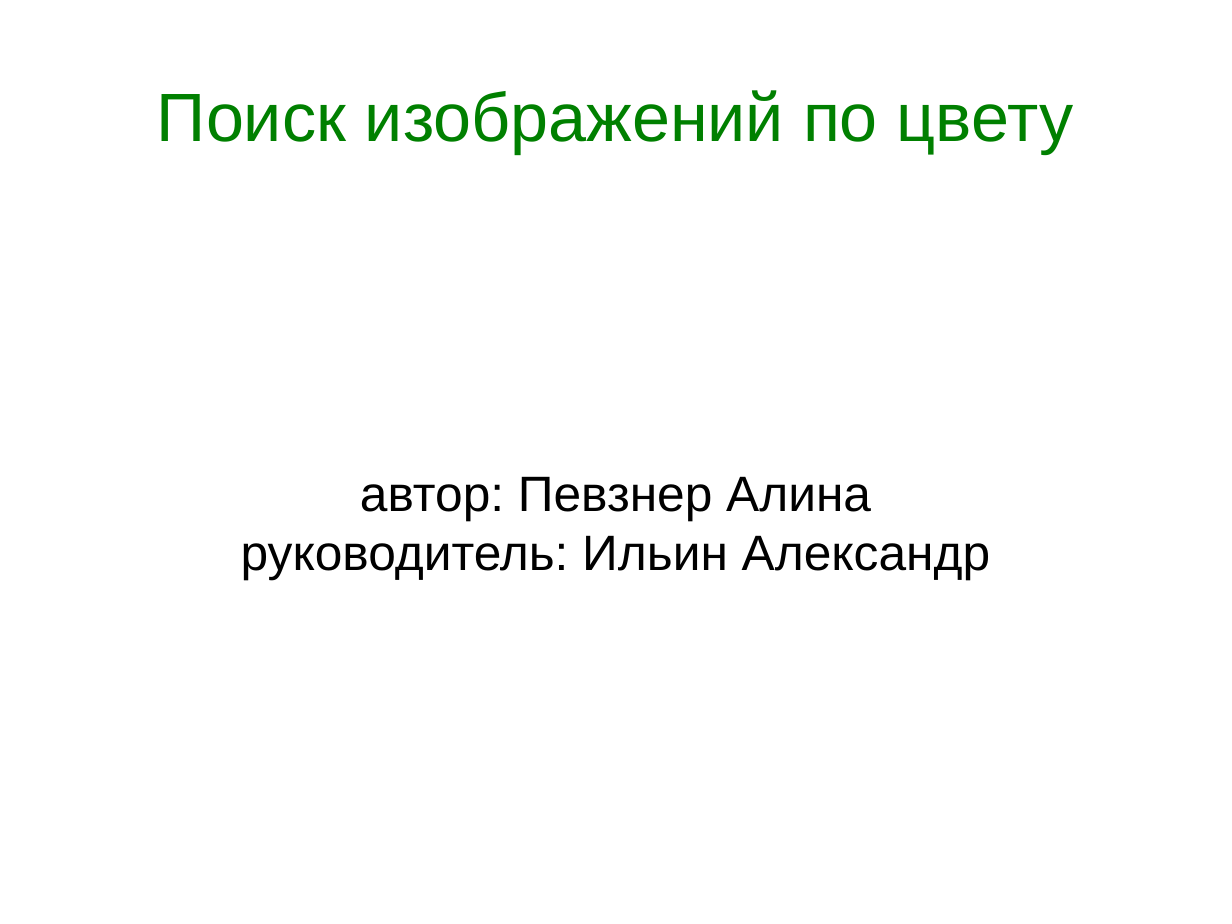
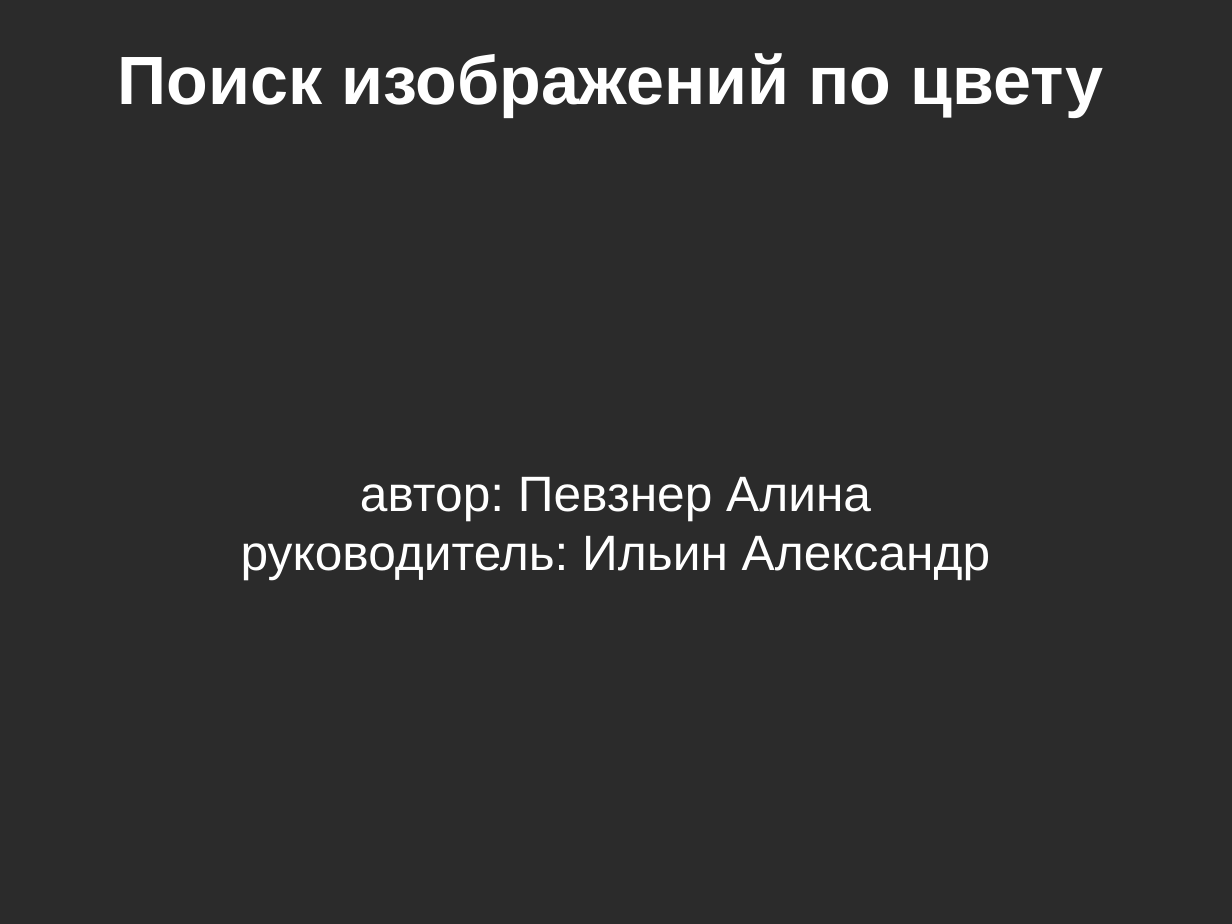
Before and after one commit to tipe/searchbycolor, a slide deck: slide 1 of Presentation.odp. Drawn at 1232x924 pixels with LibreOffice and Linux fonts; fonts in the diff are those of the drawing; background and template pictures are left out; a plain dark background stands for a picture behind light text. Boxes give left, top, right and bottom in pixels: in the first picture for what was removed or moved away, otherwise in the second. Text is boxed around its words. In the diff, an @@ line names an element or a change of style, - is before the commit and + after.

```diff
--- a/Presentation.odp
+++ b/Presentation.odp
@@ background #FFFFFF to picture (left out) @@
@@ title "Поиск изображений по цвету": place and size @@
-title "Поиск изображений по цвету" at [157,90,1074,153]
+title "Поиск изображений по цвету" at [118,53,1103,117]
@@ title "Поиск изображений по цвету" at [118,53,1103,117]: text colour #008000 to #FFFFFF, bold on @@
@@ subtitle "автор: Певзнер Алина" at [241,477,990,580]: text colour #000000 to #FFFFFF @@
```
Also in this commit, not shown: 11 other slides changed, 1 slide added, 1 slide removed.
